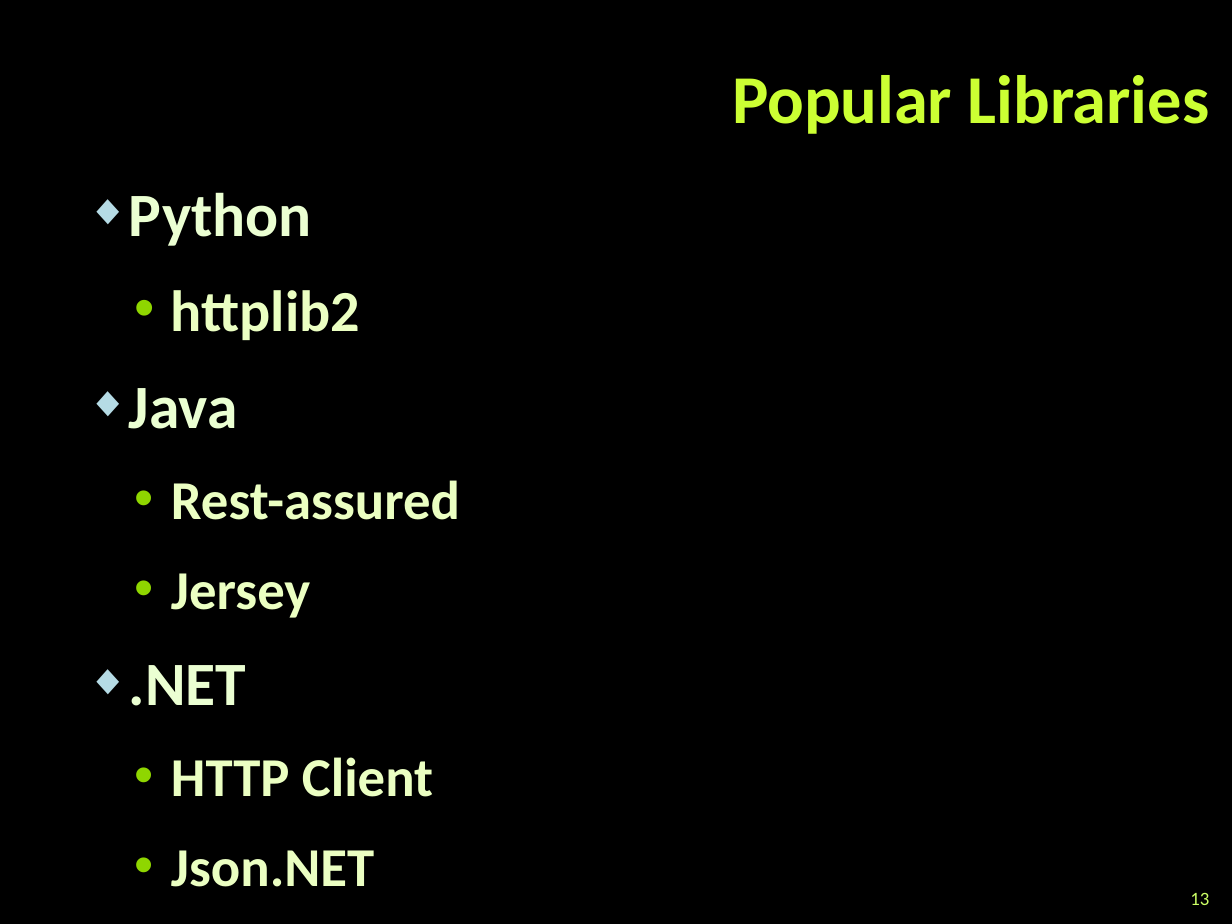
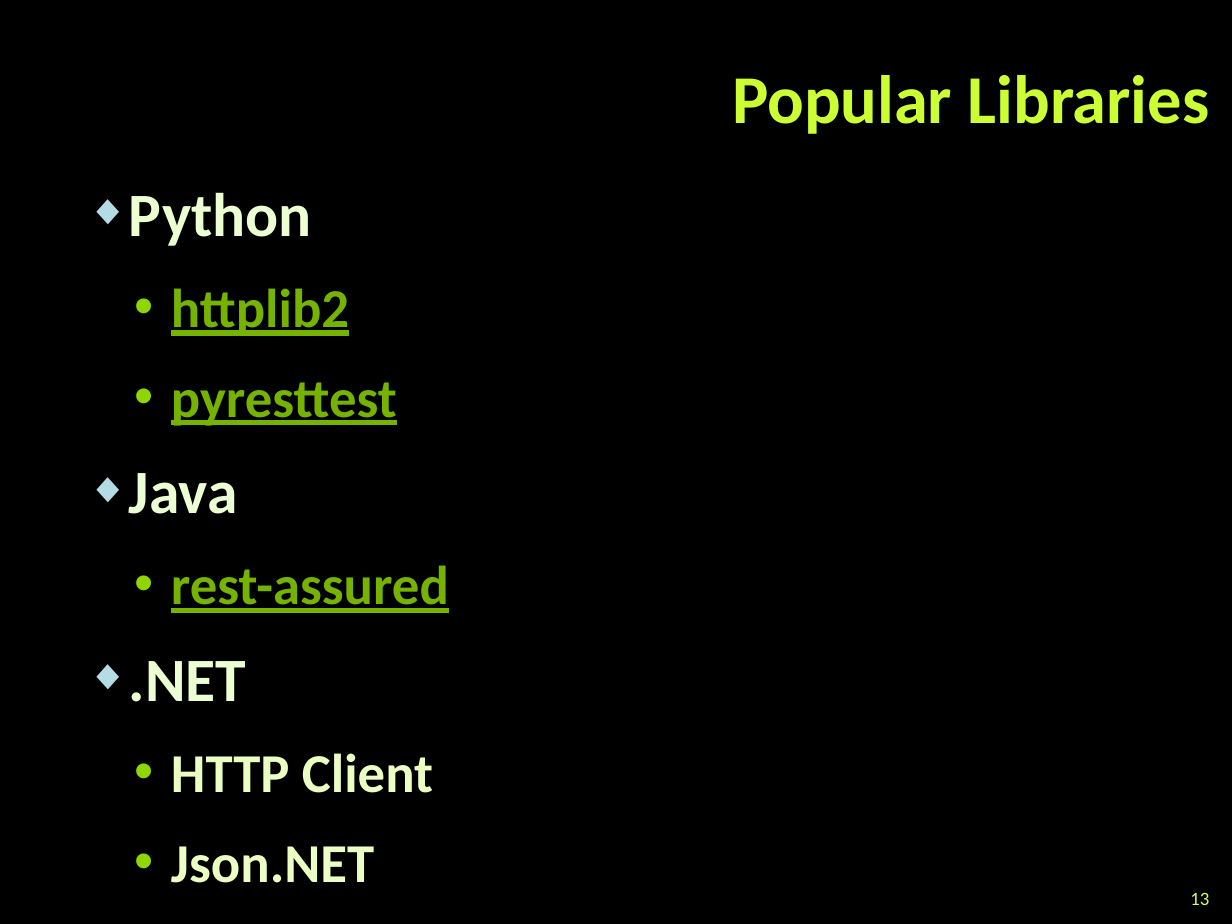
Before and after one commit to dtopuzov/qa-academy, a slide deck: slide 13 of 2015/Web Services/Web Services - Functional testing.pptx. Drawn at 1232x924 pixels with LibreOffice and Linux fonts; fonts in the diff are those of the drawing; background and template pictures are left out. Boxes give left, top, right and bottom in pixels: in the first picture for what was removed or moved away, otherwise in the second. Text is boxed around its words. In the diff, an @@ line names an element or a change of style, - is before the commit and + after.

Commit message:
Small updates in presentation

```diff
--- a/2015/Web Services/Web Services - Functional testing.pptx
+++ b/2015/Web Services/Web Services - Functional testing.pptx
@@ text at (x1=171, y1=288, x2=349, y2=336): size 34 to 32 pt, text colour #EBFFC2 to #76B200, underline on in "httplib2" @@
@@ text at (x1=171, y1=382, x2=397, y2=426): paragraph added @@
+  • pyresttest
@@ text at (x1=171, y1=565, x2=449, y2=613): text changed; text colour #EBFFC2 to #76B200 @@
-  • Rest-assured
-  • Jersey
+  • rest-assured
```
